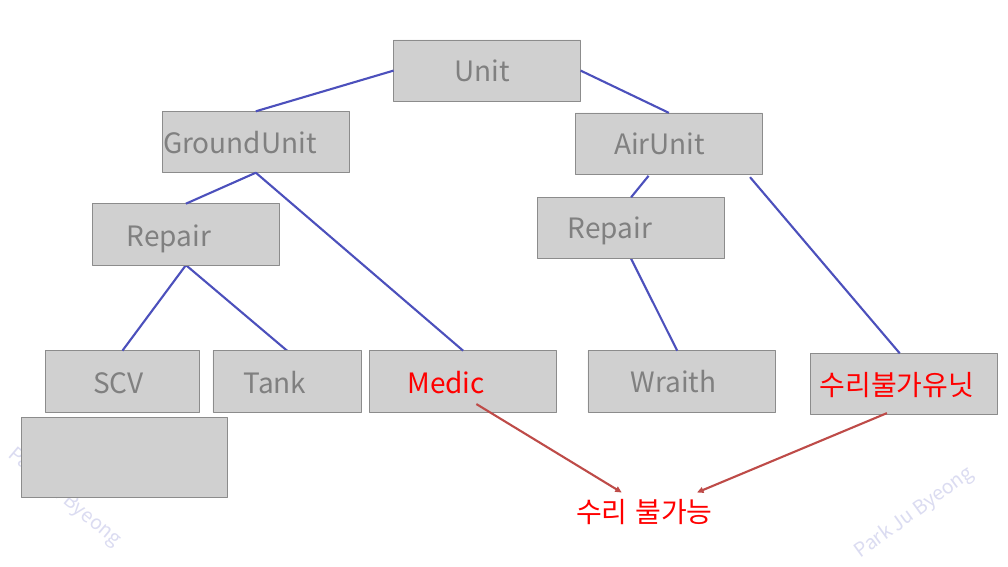
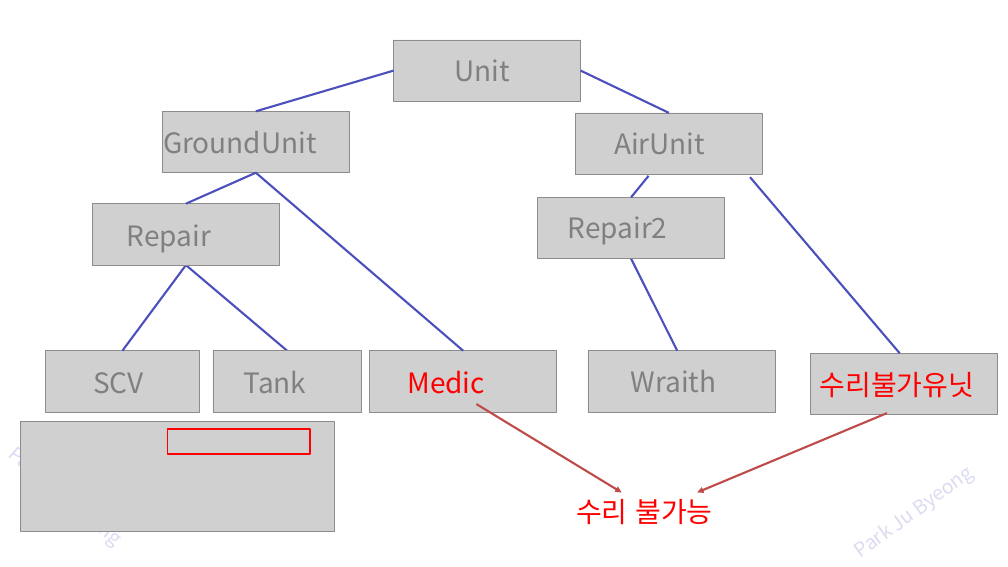
Before and after one commit to zest132/JavaLecture, a slide deck: slide 49 of JavaLecture/LectureFile/java 11강 인터페이스와다형성.pptx. Drawn at 1008x567 pixels with LibreOffice and Linux fonts; fonts in the diff are those of the drawing; grey boxes stand for pictures. Boxes give left, top, right and bottom in pixels: in the first picture for what was removed or moved away, otherwise in the second. Text is boxed around its words. In the diff, an @@ line names an element or a change of style, - is before the commit and + after.

```diff
--- a/JavaLecture/LectureFile/java 11강 인터페이스와다형성.pptx
+++ b/JavaLecture/LectureFile/java 11강 인터페이스와다형성.pptx
@@ text at <box>568,216,668,244</box>: text changed @@
-Repair
+Repair2
@@ picture removed at <box>22,417,227,497</box> @@
@@ picture added at <box>21,421,334,531</box> @@
@@ rectangle added at <box>167,429,310,454</box>, outline #FF0000 2 pt @@
```
Also in this commit, not shown: 4 other slides changed, 1 other file.
